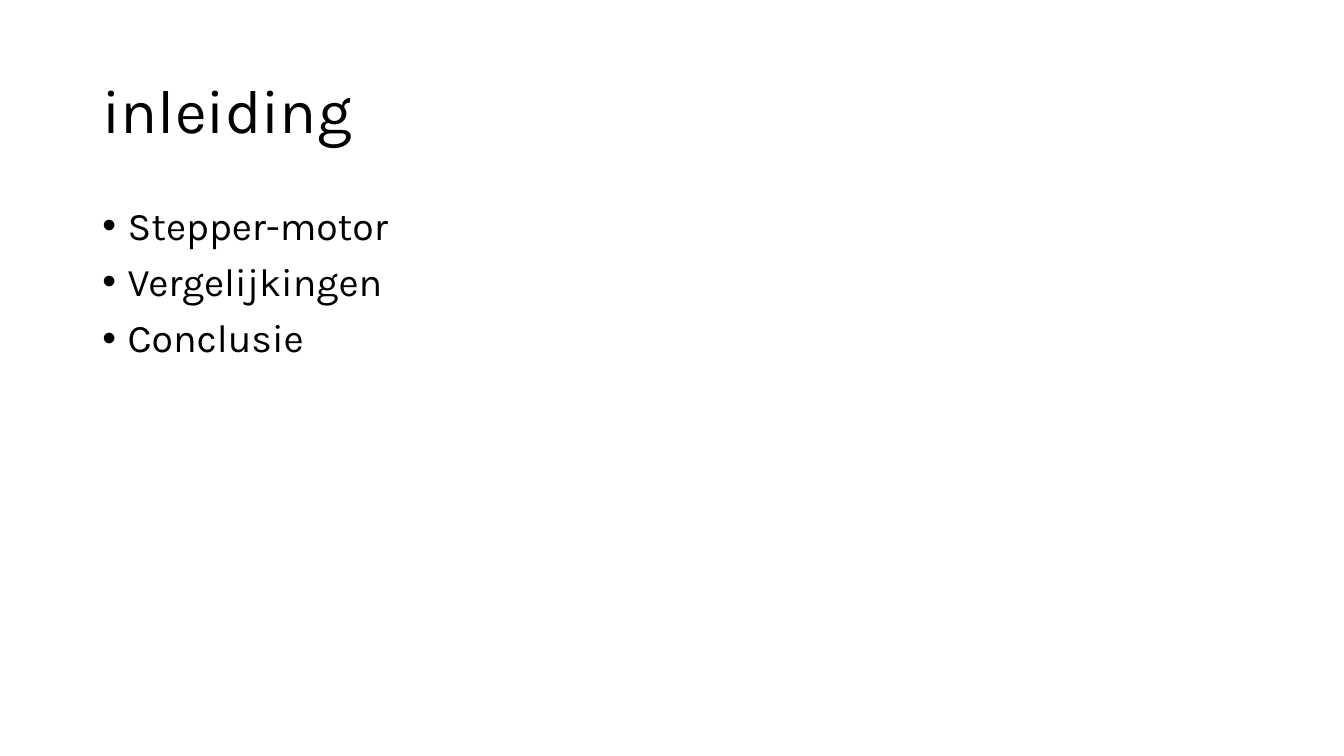
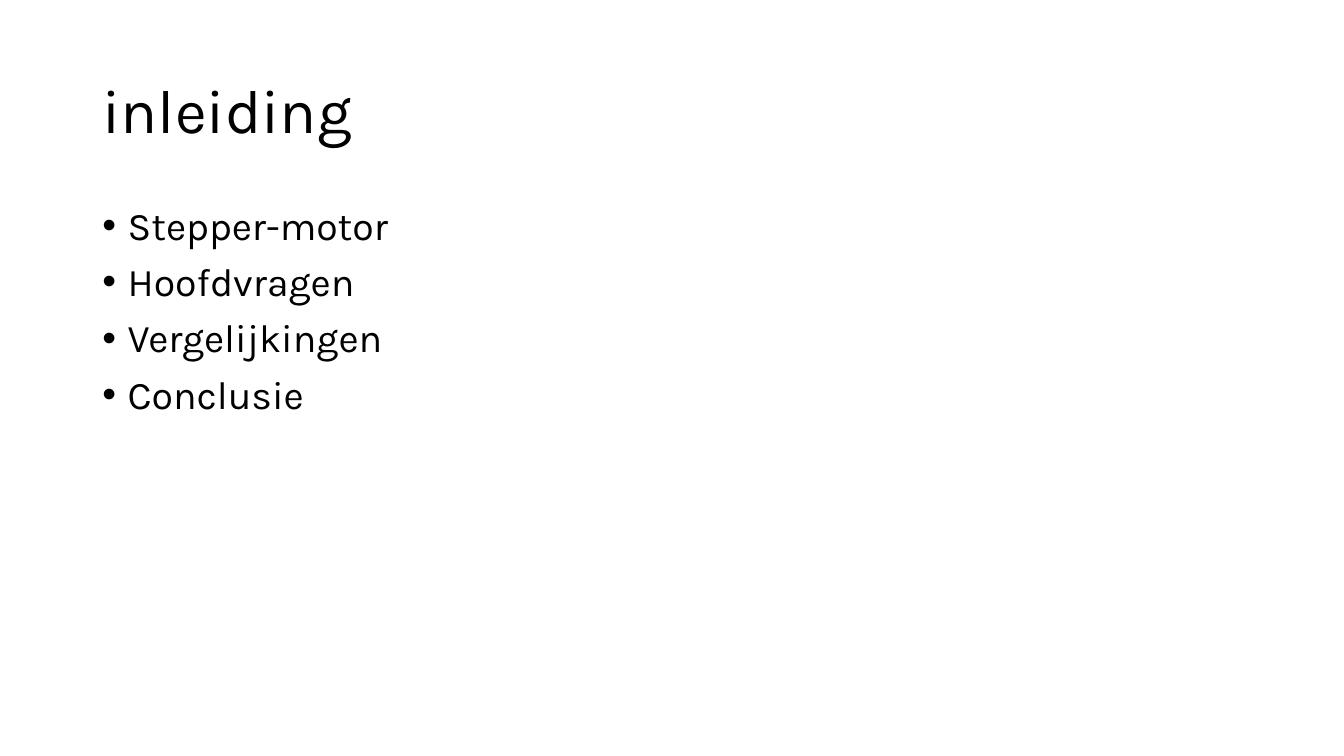
Before and after one commit to delamiro/Embedded-Stepper-Motor, a slide deck: slide 2 of Andere-bestanden/intro.odp. Drawn at 1344x756 pixels with LibreOffice and Linux fonts; fonts in the diff are those of the drawing. Boxes give left, top, right and bottom in pixels: in the first picture for what was removed or moved away, otherwise in the second. Text is boxed around its words. In the diff, an @@ line names an element or a change of style, - is before the commit and + after.

```diff
--- a/Andere-bestanden/intro.odp
+++ b/Andere-bestanden/intro.odp
@@ text at (x1=128, y1=269, x2=355, y2=306): paragraph added @@
+• Hoofdvragen
```
Also in this commit, not shown: 1 slide added.
